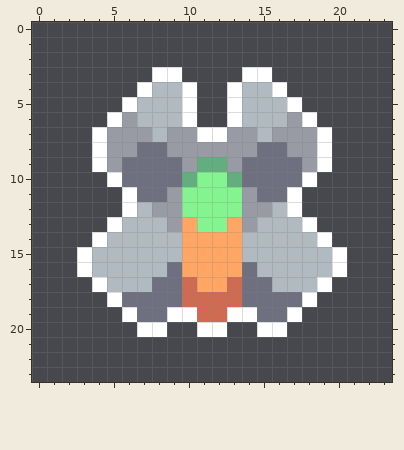
Pixel-art sprite, stored at assets-raw/sprites/outlined/units/mono-real.png. Above: the version before the commit.
The file is 24x24 pixels.
The result:
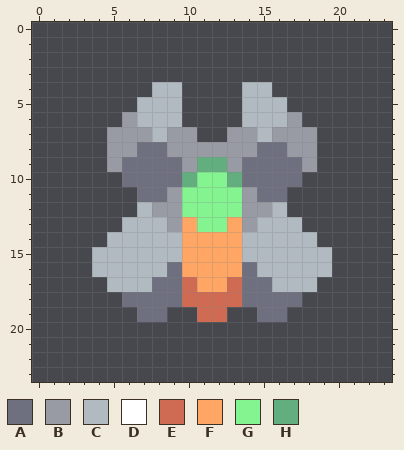
Palette (. is transparent): A #6e7080  B #989aa4  C #b0bac0  D #ffffff  E #d06b53  F #ffa664  G #84f491  H #62ae7f
Change:
The edit erases colour D in row 3 at x 8 to 9 and 14 to 15; in row 4 at x 7, 10, 13 and 16; in row 5 at x 6, 10, 13 and 17; in row 6 at x 5, 10, 13 and 18; in row 7 at x 4, 11 to 12 and 19; in rows 8 to 9 at x 4 and 19.
The edit erases colour D in row 10 at x 5 and 18; in rows 11 to 12 at x 6 and 17; in row 13 at x 5 and 18; in row 14 at x 4 and 19; in rows 15 to 16 at x 3 and 20; in row 17 at x 4 and 19.
The edit erases colour D in row 18 at x 5 and 18; in row 19 at x 6, 9 to 10, 13 to 14 and 17; in row 20 at x 7 to 8, 11 to 12 and 15 to 16.
